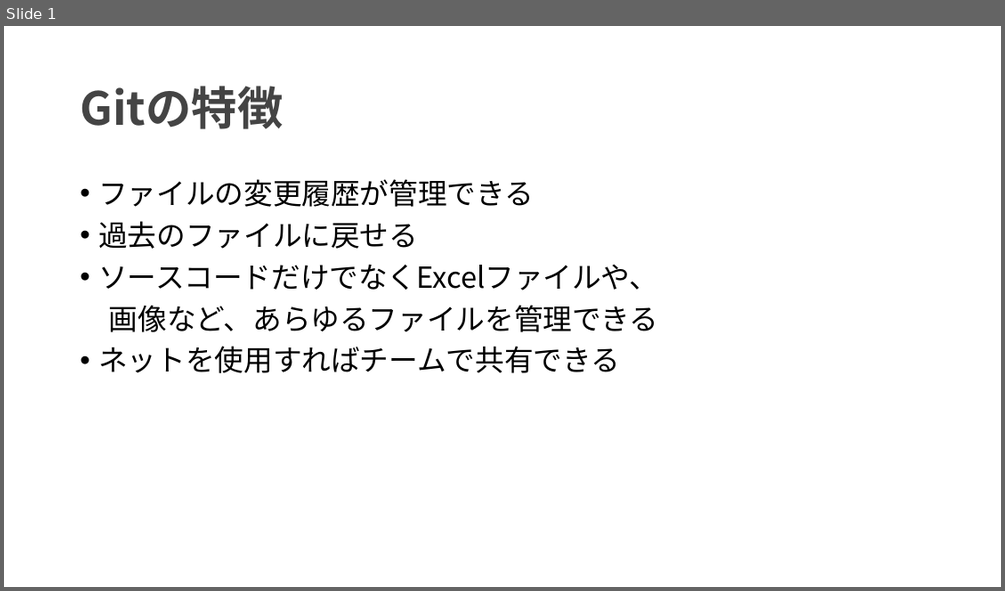
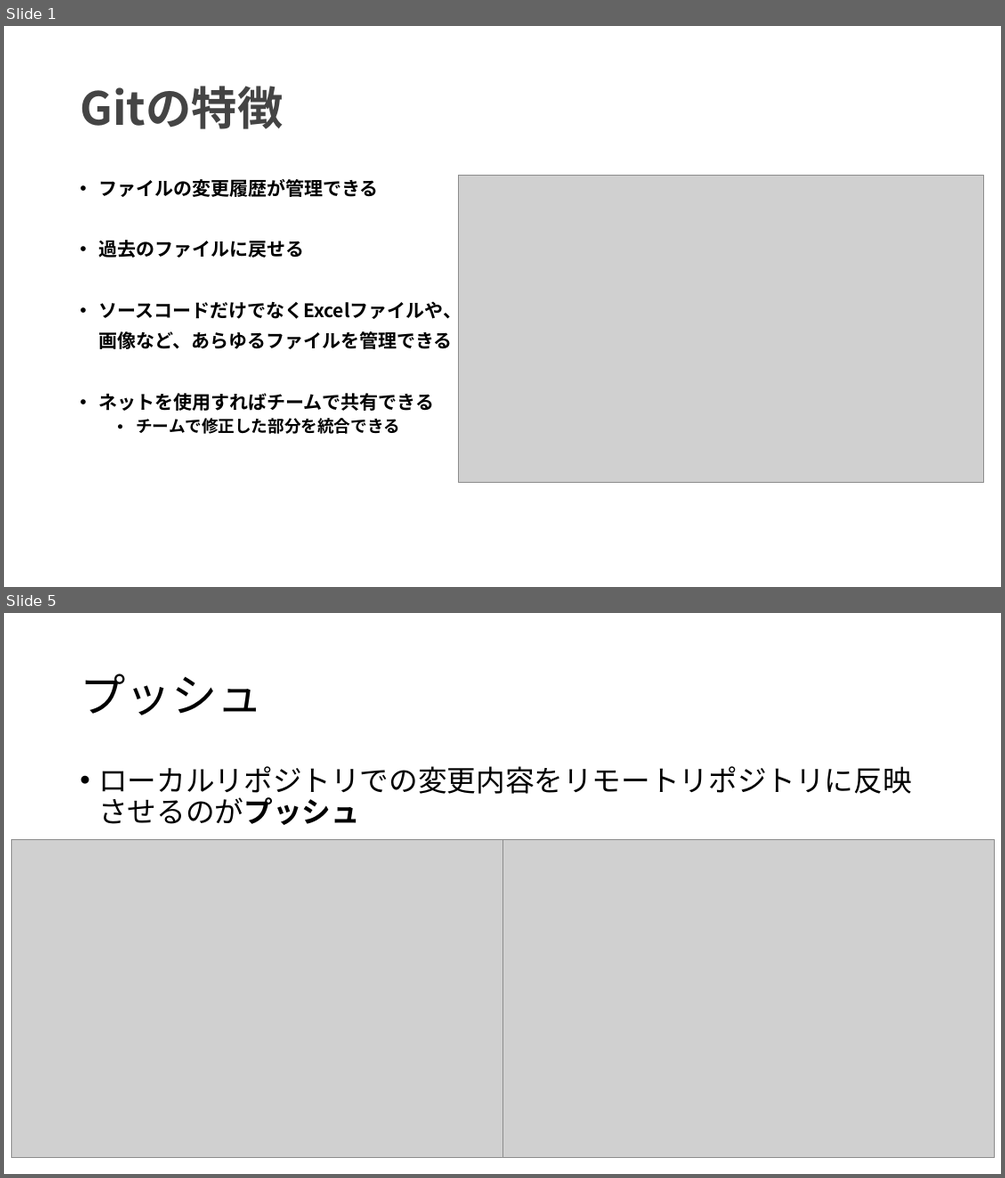
Before and after one commit to h-sasamura/test, a slide deck: Gitの特徴.pptx. Shown one above the other, each under a label of ours: slide 1 before the commit, slides 1 and 5 after it; the slides between them are not shown. The pictures are 1005x591 and 1005x1178 pixels, drawn with LibreOffice and Linux fonts; fonts in the diff are those of the drawing; grey boxes stand for pictures. Boxes give left, top, right and bottom in pixels: in the first picture for what was removed or moved away, otherwise in the second. Text is boxed around its words. In the diff, an @@ line names an element or a change of style, - is before the commit and + after.

```diff
--- a/Gitの特徴.pptx
+++ b/Gitの特徴.pptx
@@ slide 5 added at (4, 613, 1001, 1174), background #FFFFFF @@
@@ title added at (80, 674, 262, 715), 44 pt, text #000000 @@
+プッシュ
@@ text added at (98, 766, 911, 825), 28 pt, text #000000 @@
+• ローカルリポジトリでの変更内容をリモートリポジトリに反映させるのがプッシュ
@@ picture added at (11, 840, 502, 1158) @@
@@ picture added at (502, 840, 994, 1158) @@
@@ slide 1 changed as well @@
@@ text at (98, 179, 461, 410): size 28 to 18 pt, bold on in "ファイルの変更履歴が管理できる", "過去のファイルに戻せる", "ソースコードだけでなくExcelファイルや、", "画像など、あらゆるファイルを管理できる" and 1 more places @@
@@ picture added at (459, 176, 984, 483) @@
@@ text at (136, 418, 400, 434): paragraph added @@
+  • チームで修正した部分を統合できる
```
Also in this commit, not shown: 4 other slides added.
